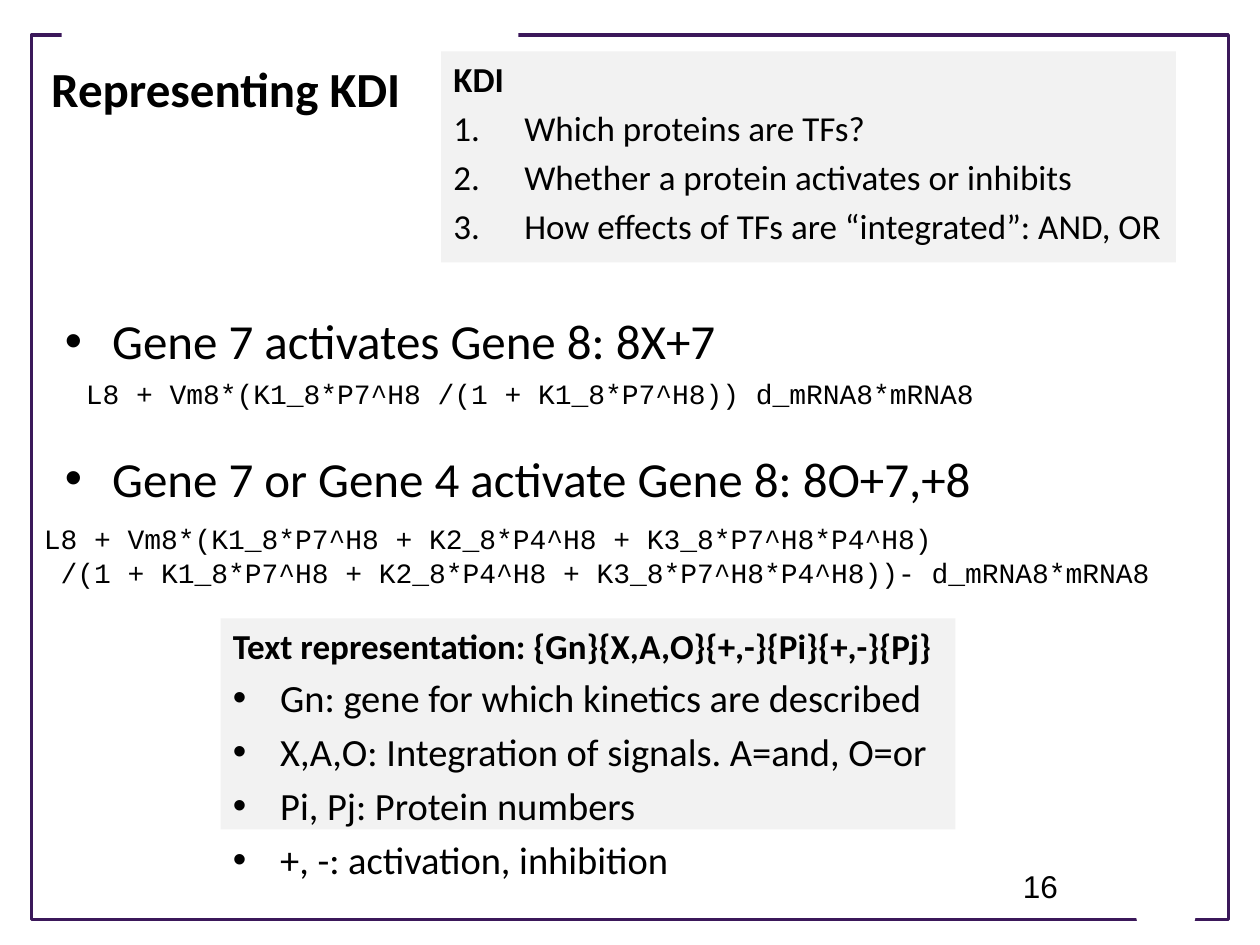
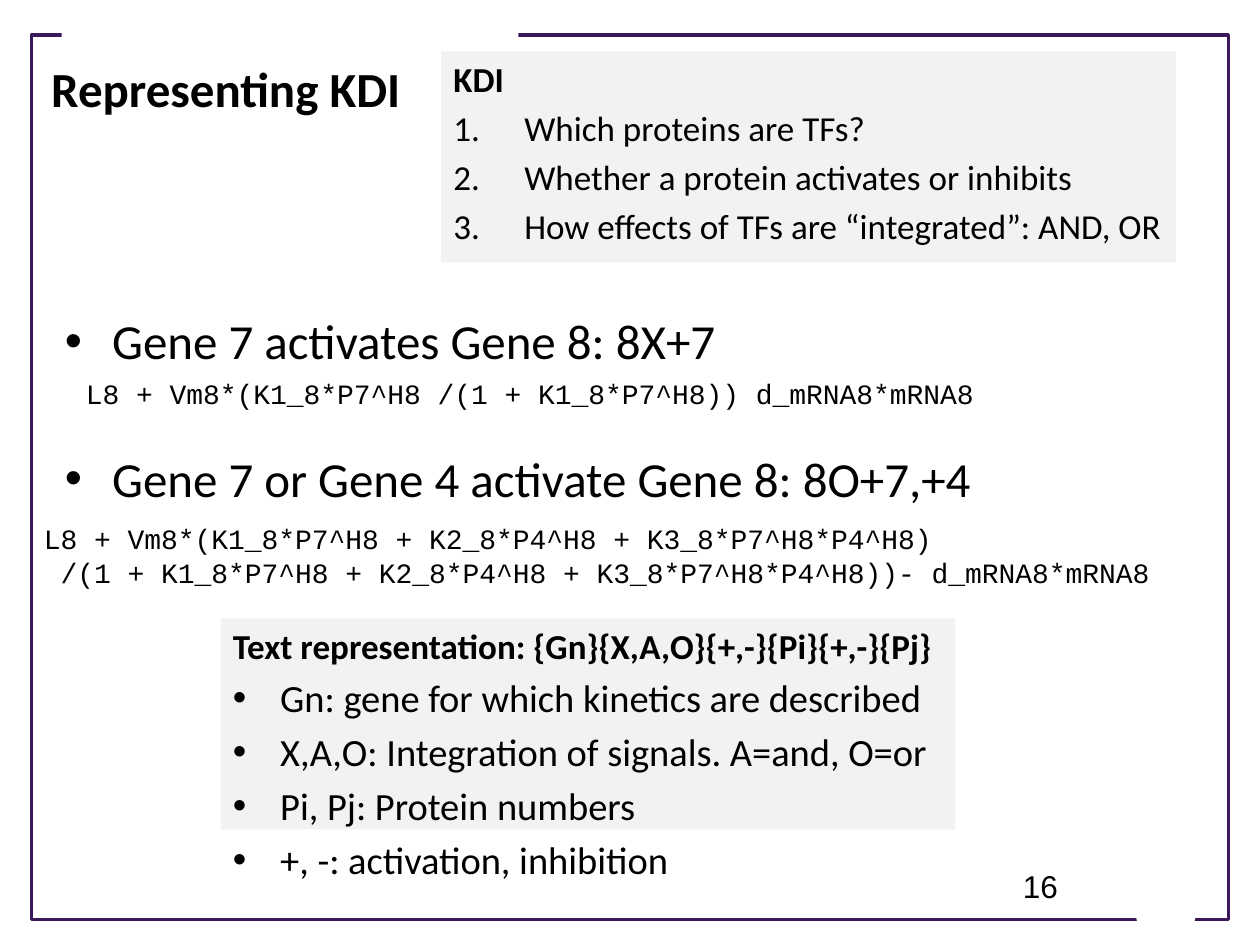
Before and after one commit to ModelEngineering/advancing-biomedical-models, a slide deck: slide 16 of lectures/lecture_17/Lecture_17_Generating_And_Using_Multiple_Models.pptx. Drawn at 1260x945 pixels with LibreOffice and Linux fonts; fonts in the diff are those of the drawing; background and template pictures are left out. Boxes give left, top, right and bottom in pixels: in the first picture for what was removed or moved away, otherwise in the second. Text is boxed around its words. In the diff, an @@ line names an element or a change of style, - is before the commit and + after.

Commit message:
Updated slides

```diff
--- a/lectures/lecture_17/Lecture_17_Generating_And_Using_Multiple_Models.pptx
+++ b/lectures/lecture_17/Lecture_17_Generating_And_Using_Multiple_Models.pptx
@@ text at [112,463,971,503]: text changed @@
-• Gene 7 or Gene 4 activate Gene 8: 8O+7,+8
+• Gene 7 or Gene 4 activate Gene 8: 8O+7,+4
```
Also in this commit, not shown: 1 other slide changed.
